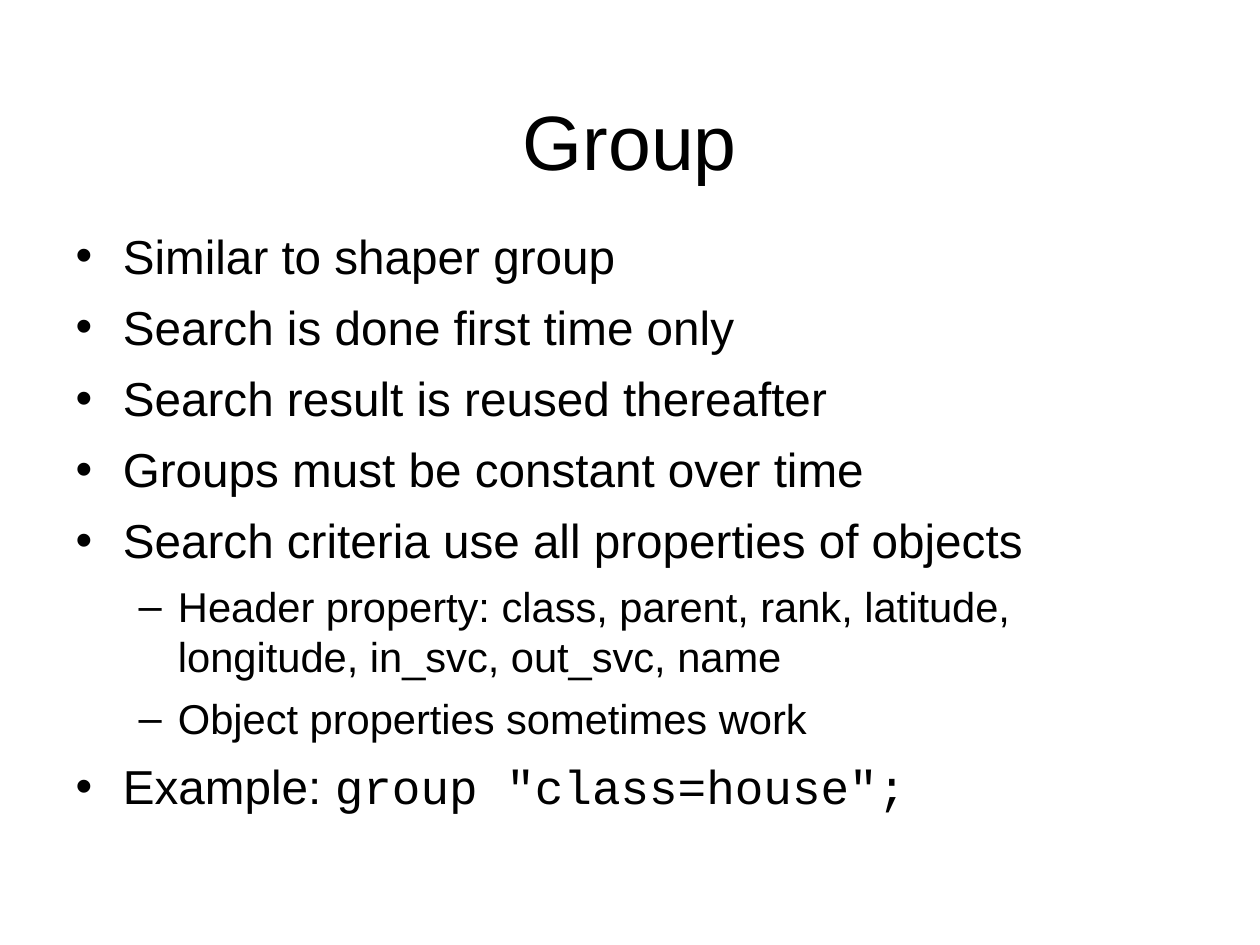
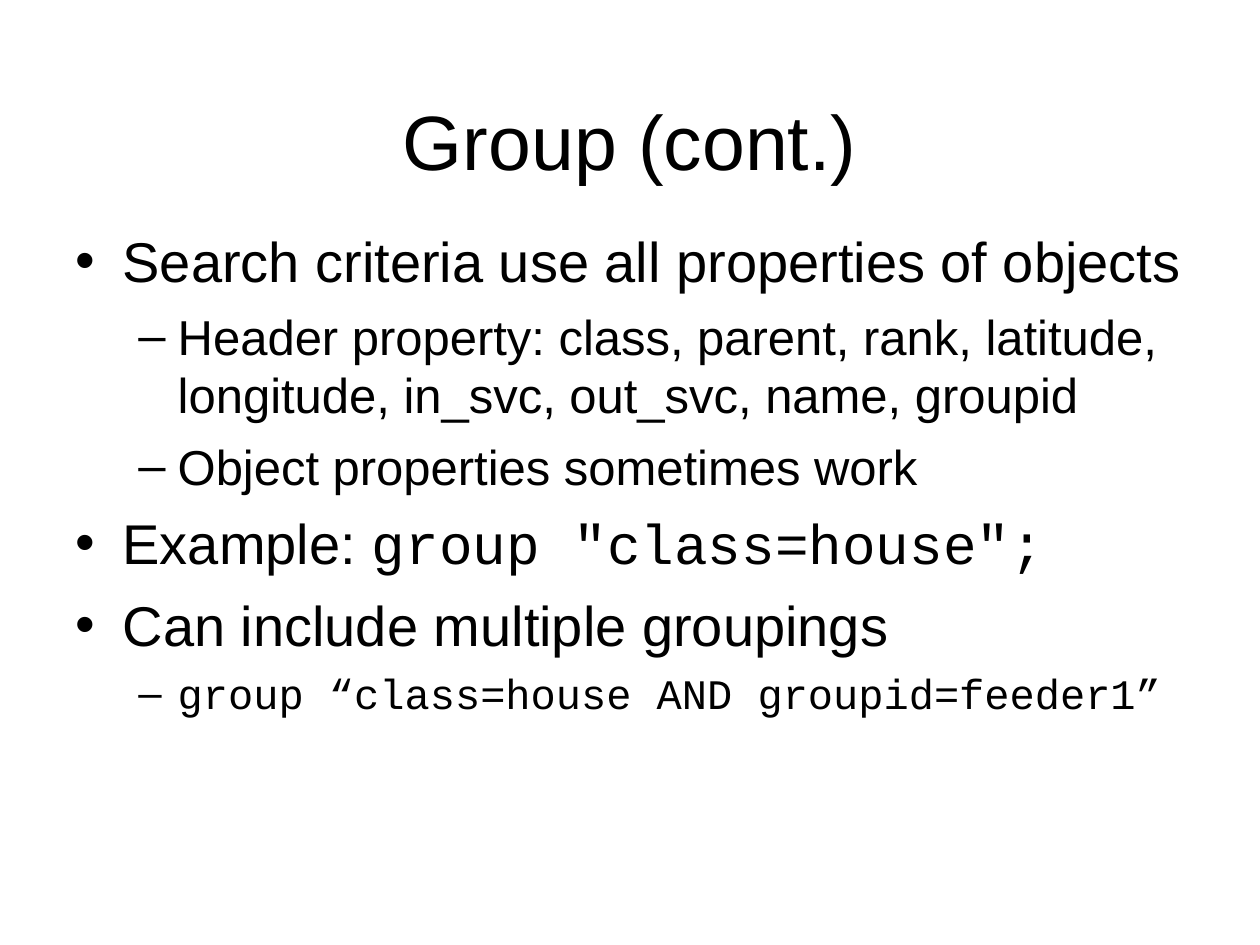
Before and after one commit to gridlab-d/course, a slide deck: slide 4 of FourDayCourse/2.4 - Collectors.ppt (slide 3 before the commit). Drawn at 1260x945 pixels with LibreOffice and Linux fonts; fonts in the diff are those of the drawing; background and template pictures are left out. Boxes give left, top, right and bottom in pixels: in the first picture for what was removed or moved away, otherwise in the second. Text is boxed around its words. In the diff, an @@ line names an element or a change of style, - is before the commit and + after.

```diff
--- a/FourDayCourse/2.4 - Collectors.ppt
+++ b/FourDayCourse/2.4 - Collectors.ppt
@@ title at bbox=[403, 114, 856, 185]: text changed @@
-Group
+Group (cont.)
@@ text at bbox=[123, 239, 864, 497]: paragraphs removed @@
-• Similar to shaper group
-• Search is done first time only
-• Search result is reused thereafter
-• Groups must be constant over time
@@ text at bbox=[123, 241, 1180, 576]: size 27.2 to 32 pt in "Search criteria use all properties of objects", "Example: group "class=house";"; size 23.8 to 28 pt in "Object properties sometimes work" @@
@@ text at bbox=[178, 319, 1157, 424]: text changed; size 23.8 to 28 pt @@
-  – Header property: class, parent, rank, latitude, longitude, in_svc, out_svc, name
+  – Header property: class, parent, rank, latitude, longitude, in_svc, out_svc, name, groupid
@@ text at bbox=[123, 605, 1161, 718]: paragraphs added @@
+• Can include multiple groupings
+  – group “class=house AND groupid=feeder1”
```
Also in this commit, not shown: 7 other slides changed, 1 slide added, 5 other files.
